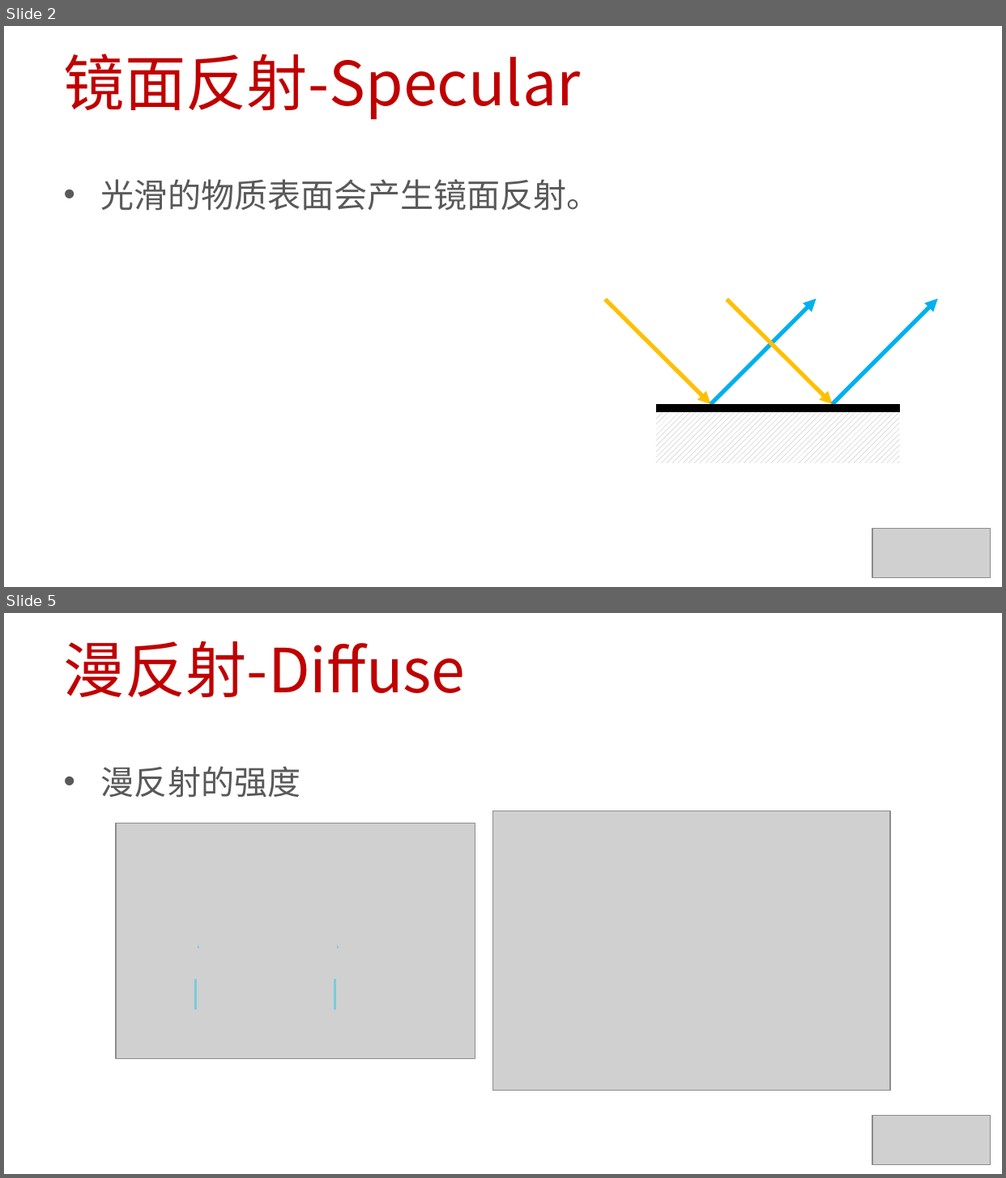
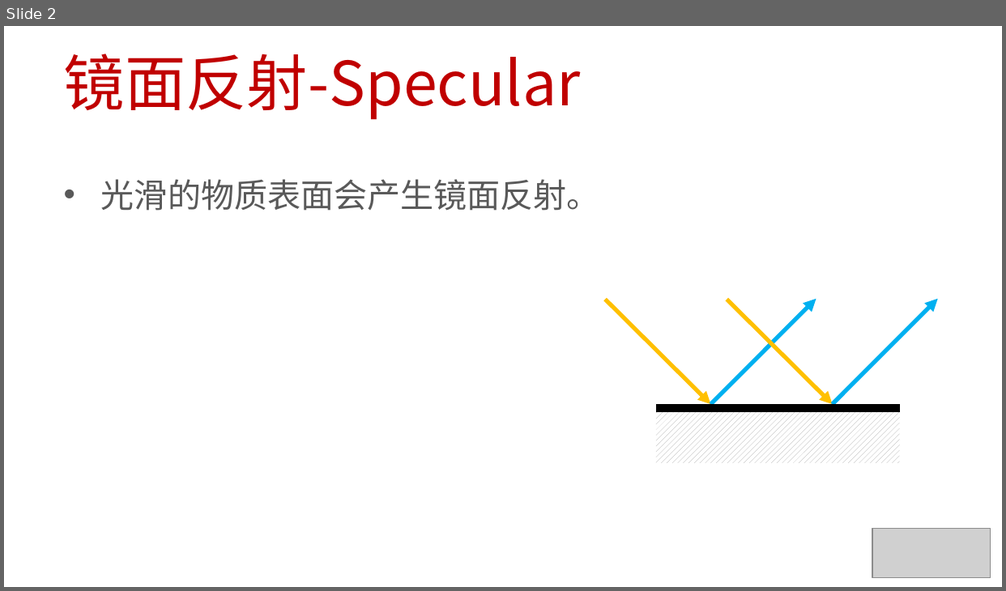
Before and after one commit to EDUCourseSeries/TheoryAndPracticeOfRaytracing, a slide deck: PPT/09_Phong反射模型-镜面反射.pptx. Shown one above the other, each under a label of ours: slides 2 and 5 before the commit, slide 2 after it; the slides between them are not shown. The pictures are 1006x1178 and 1006x591 pixels, drawn with LibreOffice and Linux fonts; fonts in the diff are those of the drawing; grey boxes stand for pictures. Boxes give left, top, right and bottom in pixels: in the first picture for what was removed or moved away, otherwise in the second. Text is boxed around its words. In the diff, an @@ line names an element or a change of style, - is before the commit and + after.

```diff
--- a/PPT/09_Phong反射模型-镜面反射.pptx
+++ b/PPT/09_Phong反射模型-镜面反射.pptx
@@ slide 5 removed at (x1=4, y1=613, x2=1002, y2=1174), background #FFFFFF @@
@@ title removed at (x1=64, y1=641, x2=466, y2=697) @@
-漫反射-Diffuse
@@ text removed at (x1=101, y1=766, x2=300, y2=798) @@
-• 漫反射的强度
@@ group removed at (x1=116, y1=811, x2=890, y2=1090): 4 pictures, 2 arrows @@
@@ picture removed at (x1=872, y1=1116, x2=990, y2=1165) @@
```
Also in this commit, not shown: 10 slides added, 6 other slides removed, 2 other files.
